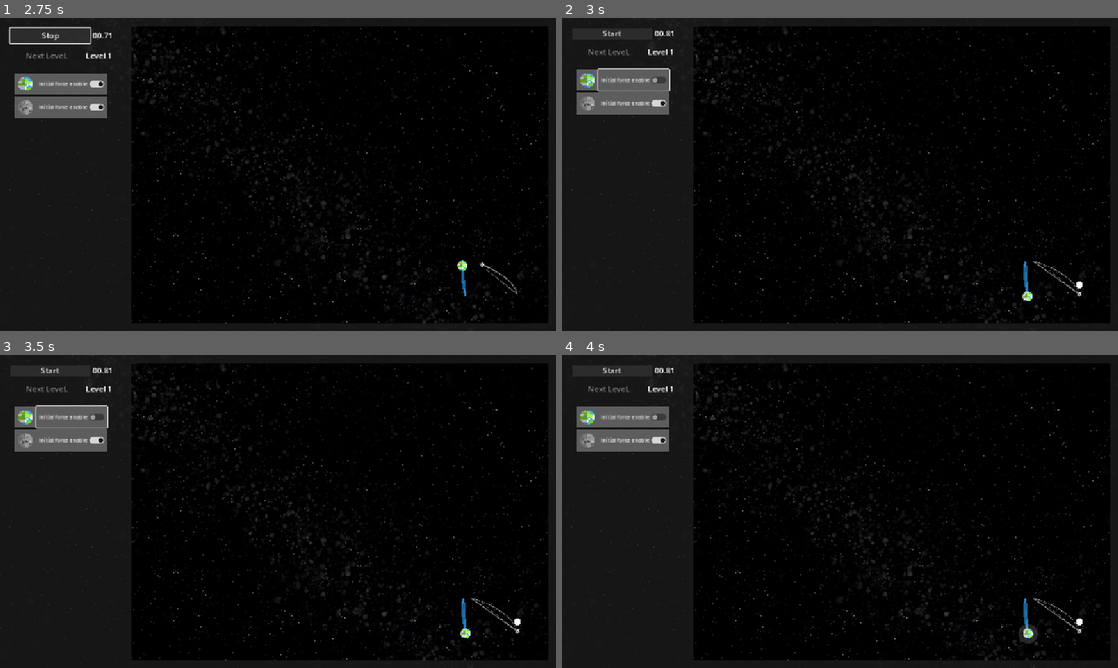
Above: before the commit, frames 1-4 (two rows, left to right).
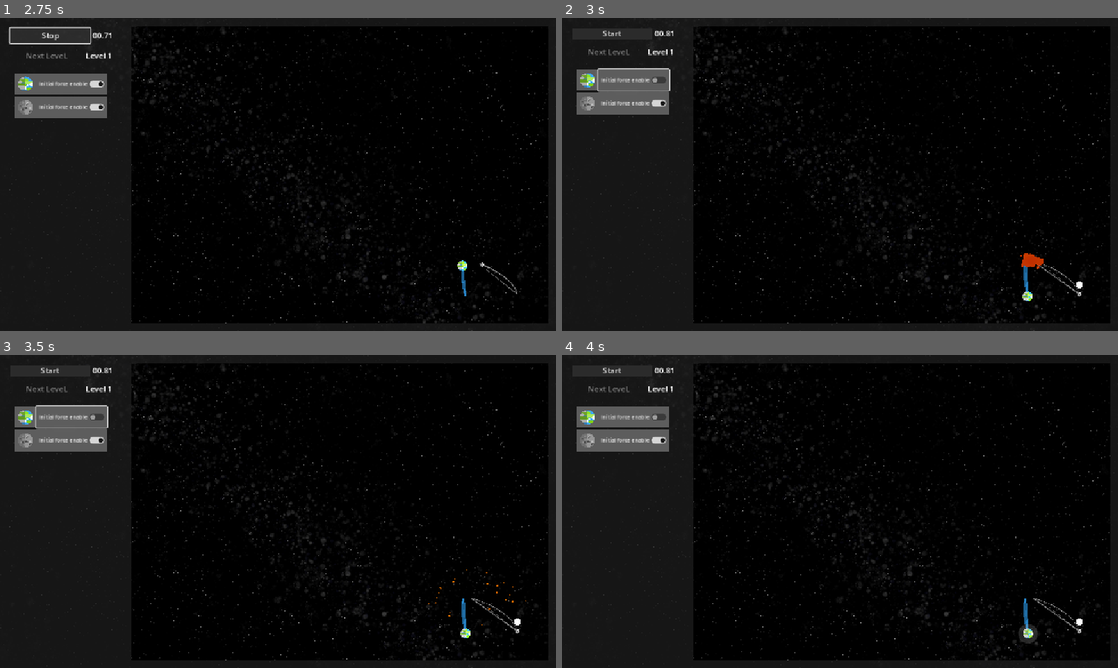
Above: after the commit, the same moments.

Repository: Ahmed-Dardouri/GMTK_prototype_orbits
Game: Godot game, scene res://scenes/game.tscn
Same seed, same stepped clock (60 frames per second), same inputs: the game is played once before the commit and once after it.
Inputs (mouse positions are in pixels of both pictures, inside the frame that each line leads up to):
- Up to frame 1 (2.75 s): click "Start" at 0.5 s; click "Stop" at 1.25 s; click "Start" at 2 s
- Up to frame 2 (3 s): click "Initial force enable" at 2.75 s
- Up to frame 3 (3.5 s): no input
- Up to frame 4 (4 s): click (1029, 633) at 3.52 s

Frame 1 is identical in both runs. In frame 2, 0.1% of the frame differs, in the area x 82-87%, y 75-81%; in frame 3, less than 0.1%; in frame 4, nothing differs.

Commit message:
added collision particles

Diff:
--- /dev/null
+++ b/scenes/explosion.tscn
@@ -0,0 +1,33 @@
+[gd_scene load_steps=5 format=3 uid="uid://bcxuavg5dn8ga"]
+
+[ext_resource type="Texture2D" uid="uid://bvdliotmnl8dx" path="res://sprites/circle_texture.png" id="1_17npe"]
+[ext_resource type="Script" uid="uid://ifedkg8wo2ka" path="res://scripts/explosion.gd" id="1_nfeox"]
+
+[sub_resource type="Curve" id="Curve_3oo6d"]
+_data = [Vector2(0.0094518, 0.986326), 0.0, 0.0, 0, 0, Vector2(1, 0.019986), 0.0, 0.0, 0, 0]
+point_count = 2
+
+[sub_resource type="Gradient" id="Gradient_3oo6d"]
+interpolation_mode = 2
+offsets = PackedFloat32Array(0, 0.994036)
+colors = PackedColorArray(0.756863, 0.352941, 0, 1, 1, 0.996078, 0.164706, 1)
+
+[node name="explosion" type="Node2D"]
+script = ExtResource("1_nfeox")
+
+[node name="CPUParticles2D" type="CPUParticles2D" parent="."]
+scale = Vector2(1.08518, -0.578658)
+emitting = false
+amount = 40
+texture = ExtResource("1_17npe")
+lifetime = 0.8
+one_shot = true
+explosiveness = 0.8
+spread = 180.0
+gravity = Vector2(0, 0)
+initial_velocity_min = 100.0
+initial_velocity_max = 200.0
+scale_amount_min = 0.1
+scale_amount_curve = SubResource("Curve_3oo6d")
+color = Color(1, 0.541176, 0.196078, 1)
+color_ramp = SubResource("Gradient_3oo6d")
--- a/scenes/game.tscn
+++ b/scenes/game.tscn
@@ -14,6 +14,7 @@
 [ext_resource type="Texture2D" uid="uid://dl8jik0ex2nee" path="res://sprites/mars.png" id="11_ir15t"]
 [ext_resource type="Texture2D" uid="uid://llfjixxn0qg8" path="res://sprites/jupiter.png" id="12_ca42v"]
 [ext_resource type="Texture2D" uid="uid://dallujn4ivmeh" path="res://sprites/saturn.png" id="13_rysoc"]
+[ext_resource type="PackedScene" uid="uid://bcxuavg5dn8ga" path="res://scenes/explosion.tscn" id="15_ir15t"]
 
 [sub_resource type="Environment" id="Environment_trtic"]
 background_mode = 3
@@ -103,4 +104,7 @@
 [node name="WorldEnvironment" type="WorldEnvironment" parent="."]
 environment = SubResource("Environment_trtic")
 
+[node name="explosion" parent="." instance=ExtResource("15_ir15t")]
+top_level = true
+
 [connection signal="timeout" from="Timer" to="." method="_on_timer_timeout"]
--- a/scripts/area_limiter.gd
+++ b/scripts/area_limiter.gd
@@ -16,6 +16,7 @@
 
 func _on_body_entered(body: Node2D) -> void:
 	if body is CharacterBody2D:
+		body.play_explosion(body.global_position)
 		emit_signal("failed")
 
 
--- /dev/null
+++ b/scripts/explosion.gd
@@ -0,0 +1,16 @@
+extends Node2D
+
+@onready var cpu_particules := $CPUParticles2D
+
+# Called when the node enters the scene tree for the first time.
+func _ready() -> void:
+	cpu_particules.emitting = false
+	pass # Replace with function body.
+
+
+# Called every frame. 'delta' is the elapsed time since the previous frame.
+func _process(delta: float) -> void:
+	pass
+
+func play() -> void:
+	cpu_particules.emitting = true
--- a/scripts/game.gd
+++ b/scripts/game.gd
@@ -5,6 +5,7 @@
 @onready var bodies := $Bodies
 @onready var ui := $UI
 @onready var timer := $Timer
+@onready var explosion := $explosion
 
 const MAX_LEVEL = 6
 var level :int = 0
@@ -82,6 +83,7 @@
 func connect_bodies_signals() -> void:
 	for body in god.get_children():
 		body.collided.connect(god.failed)
+		body.play_explosion_sig.connect(play_explosion)
 
 func simulation_started_handler():
 	pass
@@ -96,3 +98,8 @@
 
 func _on_timer_timeout() -> void:
 	set_UI()
+
+func play_explosion(pos : Vector2):
+	explosion.global_position = pos
+	print(explosion.global_position)
+	explosion.play()
--- a/scripts/planet.gd
+++ b/scripts/planet.gd
@@ -12,6 +12,7 @@
 @onready var Collision_shape : CollisionShape2D = $CollisionShape2D
 @onready var trail := $Trail
 
+signal play_explosion_sig(pos: Vector2)
 signal collided
 
 var drooped_pos : Vector2 = Vector2.ZERO
@@ -92,4 +93,9 @@
 		var collision = get_slide_collision(i)
 		var collider = collision.get_collider()
 		if collider is CharacterBody2D:
+			var collision_point = collision.get_position()
+			play_explosion(collision_point)
 			emit_signal("collided")
+
+func play_explosion(pos : Vector2):
+	emit_signal("play_explosion_sig", pos)
Not shown: 1 places in scenes/game.tscn that only renumber resources
Not shown, added: scripts/explosion.gd.uid
Binary file added: sprites/circle_texture.png
Not shown, added: sprites/circle_texture.png.import
